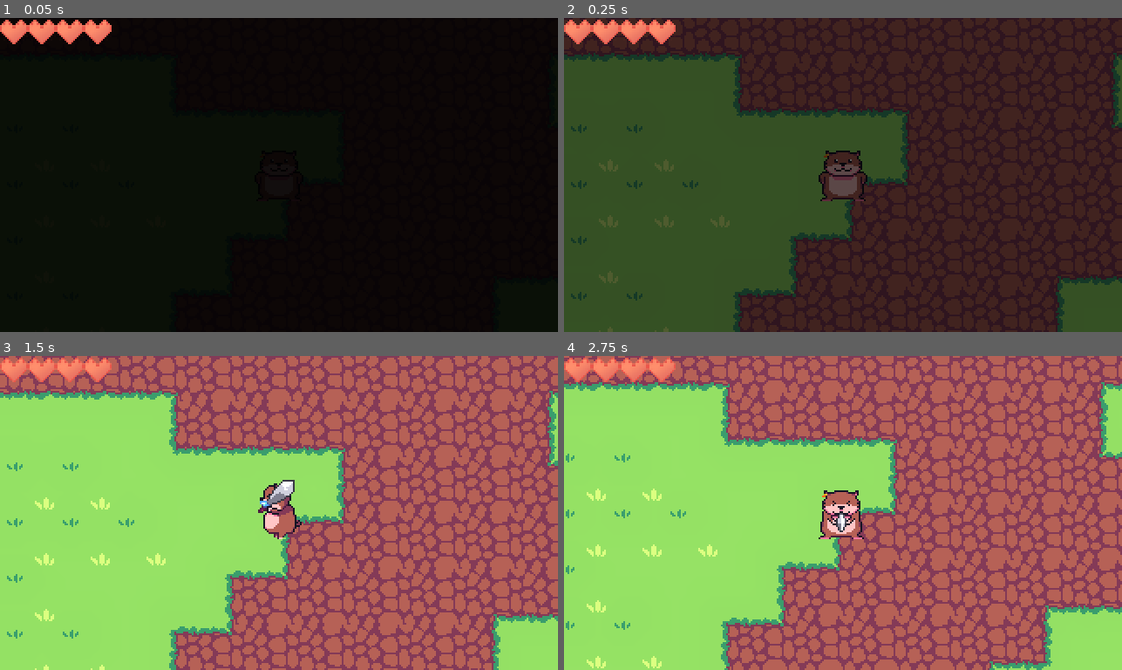
Above: before the commit, frames 1-4 (two rows, left to right).
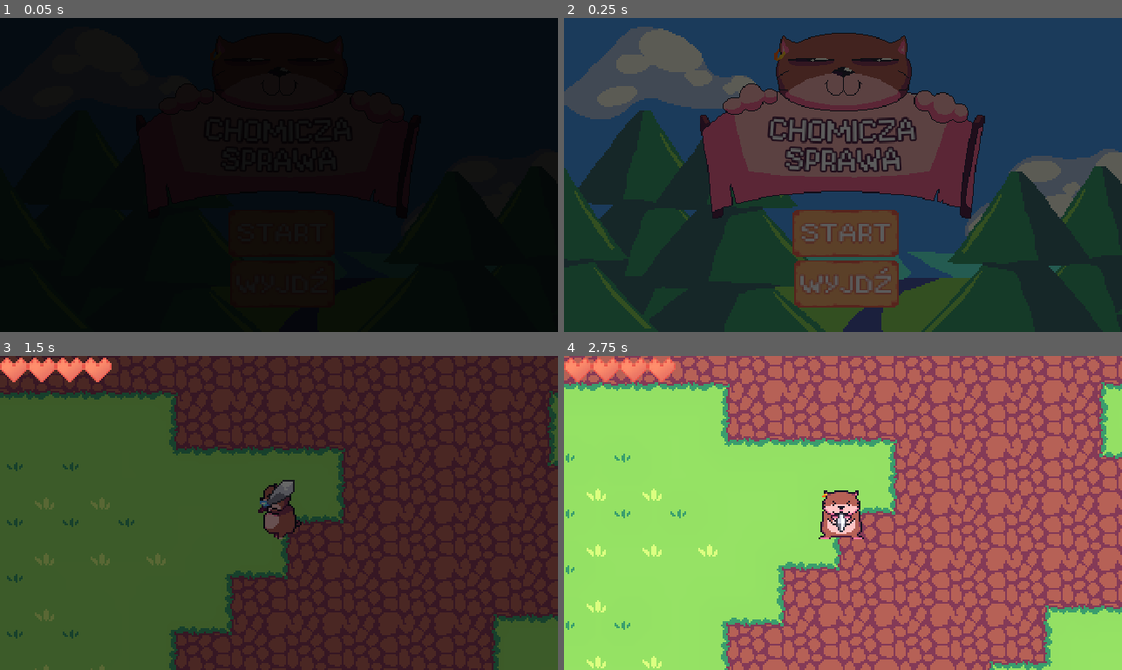
Above: after the commit, the same moments.

Repository: FlyinButter1/Hackathon
Game: Godot game, scene res://UI/mainmenu.tscn
Two runs of this game, one before a commit and one after it. Both use one fixed random seed, a clock stepped at 60 frames per second and the inputs below. Before the commit the project starts from res://worldProps/world1.tscn.
Inputs (mouse positions are in pixels of both pictures, inside the frame that each line leads up to):
- Up to frame 1 (0.05 s): no input
- Up to frame 2 (0.25 s): no input
- Up to frame 3 (1.5 s): click (279, 572) at 0.52 s; tap Enter (ui_accept) at 1.25 s; hold D (move_right) from 1.28 s (still down); hold F (attack) from 1.28 s (still down)
- Up to frame 4 (2.75 s): tap Enter (ui_accept) at 1.52, 2.27 s; release D (move_right) at 2.03 s; release F (attack) at 2.03 s; hold S (move_down) from 2.03 s (still down); tap F (attack) at 2.1 s

The runs differ from the first frame. In frame 1, 1.0% of the frame differs, in the area x 0-20%, y 0-9%; in frame 2, 95%; in frame 3, 99%, in the area x 0-100%, y 0-100%; in frame 4, nothing differs.

Commit message:
ostatnie poprawki

Diff:
--- a/Dialogue/json/Dialog1.json
+++ b/Dialogue/json/Dialog1.json
@@ -1,7 +1,7 @@
 [
-	{"name": "Piotr", "text": "Właśnie podłączyliśmy kanalizację do rury prowadzącej do rzeki. Ułatwia nam to pozbywanie się ścieków.", "img": "res://Dialogue/dialogue.png"},
-	{"name": "Chomicz", "text": "Nie myślicie o tym, że będzie to niszczyć naszą okolice i prowadzić do dalszych zanieczyszczeń?","img": "res://Dialogue/dialogue.png" },
-	{"name": "Piotr", "text": "Chyba sobie żartujesz? Już od dawna śmieci wyrzucamy po okolicy i nic się nie dzieje.", "img": "res://Dialogue/dialogue.png"},
-	{"name": "Chomicz", "text": "Ehhhh... Nigdy nie zrozumiemy naszych błędów.", "img": "res://Dialogue/dialogue.png"},
-	{"name": "Piotr", "text": "Nazywasz oszczędzanie naszego czasu i energii błędem?", "img": "res://Dialogue/dialogue.png"},
+	{"name": "Piotr", "text": "Właśnie podłączyliśmy kanalizację do rury prowadzącej do rzeki. Ułatwia nam to pozbywanie się ścieków.", "img": "res://Npc/portrety/portraittuxedos.png"},
+	{"name": "Chomicz", "text": "Nie myślicie o tym, że będzie to niszczyć naszą okolice i prowadzić do dalszych zanieczyszczeń?","img": "res://Npc/portrety/portraitchomicz.png" },
+	{"name": "Piotr", "text": "Chyba sobie żartujesz? Już od dawna śmieci wyrzucamy po okolicy i nic się nie dzieje.", "img": "res://Npc/portrety/portraittuxedos.png"},
+	{"name": "Chomicz", "text": "Ehhhh... Nigdy nie zrozumiemy naszych błędów.", "img": "res://Npc/portrety/portraitchomicz.png"},
+	{"name": "Piotr", "text": "Nazywasz oszczędzanie naszego czasu i energii błędem?", "img": "res://Npc/portrety/portraittuxedos.png"},
 ]
--- a/Dialogue/json/Dialog2.json
+++ b/Dialogue/json/Dialog2.json
@@ -1,5 +1,5 @@
 [
-	{"name": "Świętopełk", "text": "Zostaw mnie w spokoju.", "img": "res://Dialogue/dialogue.png"},
-	{"name": "Chomicz", "text": "Może otworzylibyśmy się na siebie, nawet się nie poznaliśmy, sąsiedzie,","img": "res://Dialogue/dialogue.png" },
-	{"name": "Świętopełk", "text": "Zostaw. Mnie. W. Spokoju.", "img": "res://Dialogue/dialogue.png"},
+	{"name": "Świętopełk", "text": "Zostaw mnie w spokoju.", "img": "res://Npc/portrety/portraitemos.png"},
+	{"name": "Chomicz", "text": "Może otworzylibyśmy się na siebie, nawet się nie poznaliśmy, sąsiedzie,","img": "res://Npc/portrety/portraitchomicz.png" },
+	{"name": "Świętopełk", "text": "Zostaw. Mnie. W. Spokoju.", "img": "res://Npc/portrety/portraitemos.png"},
 ]
--- a/Dialogue/json/Dialog3.json
+++ b/Dialogue/json/Dialog3.json
@@ -1,4 +1,4 @@
 [
-	{"name": "Żyraf", "text": "Rozwijamy wioskę, co ułatwia życię, a przy okazji nie muszę rozmawiać z tymi idiotami.", "img": "res://Dialogue/dialogue.png"},
-	{"name": "Chomicz", "text": "Uhhhhh...","img": "res://Dialogue/dialogue.png" },
+	{"name": "Żyraf", "text": "Rozwijamy wioskę, co ułatwia życię, a przy okazji nie muszę rozmawiać z tymi idiotami.", "img": "res://Npc/portrety/portraitrudy.png"},
+	{"name": "Chomicz", "text": "Uhhhhh...","img": "res://Npc/portrety/portraitchomicz.png" },
 ]
--- a/Dialogue/json/Dialog4.json
+++ b/Dialogue/json/Dialog4.json
@@ -1,6 +1,6 @@
 [
-	{"name": "Grusznik", "text": "Uwielbiam jeść gruszki.", "img": "res://Dialogue/dialogue.png"},
-	{"name": "Chomicz", "text": "Co?","img": "res://Dialogue/dialogue.png" },
-	{"name": "Grusznik", "text": "A potem wyrzucać ogryzki.", "img": "res://Dialogue/dialogue.png"},
-	{"name": "Chomicz", "text": "Ciekawe hobby.", "img": "res://Dialogue/dialogue.png"},
+	{"name": "Grusznik", "text": "Uwielbiam jeść gruszki.", "img": "res://Npc/portrety/portraitbobo.png"},
+	{"name": "Chomicz", "text": "Co?","img": "res://Npc/portrety/portraitchomicz.png" },
+	{"name": "Grusznik", "text": "A potem wyrzucać ogryzki.", "img": "res://Npc/portrety/portraitbobo.png"},
+	{"name": "Chomicz", "text": "Ciekawe hobby.", "img": "res://Npc/portrety/portraitchomicz.png"},
 ]
--- a/Enemy/Smietnik.tscn
+++ b/Enemy/Smietnik.tscn
@@ -77,6 +77,36 @@
 "values": [0]
 }
 
+[sub_resource type="Animation" id="Animation_7n1jv"]
+resource_name = "IdleLeft"
+tracks/0/type = "value"
+tracks/0/imported = false
+tracks/0/enabled = true
+tracks/0/path = NodePath("Sprite2D:frame")
+tracks/0/interp = 1
+tracks/0/loop_wrap = true
+tracks/0/keys = {
+"times": PackedFloat32Array(0),
+"transitions": PackedFloat32Array(1),
+"update": 1,
+"values": [3]
+}
+
+[sub_resource type="Animation" id="Animation_4hpij"]
+resource_name = "IdleRight"
+tracks/0/type = "value"
+tracks/0/imported = false
+tracks/0/enabled = true
+tracks/0/path = NodePath("Sprite2D:frame")
+tracks/0/interp = 1
+tracks/0/loop_wrap = true
+tracks/0/keys = {
+"times": PackedFloat32Array(0),
+"transitions": PackedFloat32Array(1),
+"update": 1,
+"values": [2]
+}
+
 [sub_resource type="Animation" id="Animation_m5d84"]
 resource_name = "IdleUp"
 tracks/0/type = "value"
@@ -92,34 +122,19 @@
 "values": [1]
 }
 
-[sub_resource type="Animation" id="Animation_4hpij"]
-resource_name = "IdleRight"
-tracks/0/type = "value"
-tracks/0/imported = false
-tracks/0/enabled = true
-tracks/0/path = NodePath("Sprite2D:frame")
-tracks/0/interp = 1
-tracks/0/loop_wrap = true
-tracks/0/keys = {
-"times": PackedFloat32Array(0),
-"transitions": PackedFloat32Array(1),
-"update": 1,
-"values": [2]
-}
-
-[sub_resource type="Animation" id="Animation_7n1jv"]
-resource_name = "IdleLeft"
-tracks/0/type = "value"
-tracks/0/imported = false
-tracks/0/enabled = true
-tracks/0/path = NodePath("Sprite2D:frame")
-tracks/0/interp = 1
-tracks/0/loop_wrap = true
-tracks/0/keys = {
-"times": PackedFloat32Array(0),
-"transitions": PackedFloat32Array(1),
-"update": 1,
-"values": [3]
+[sub_resource type="Animation" id="Animation_8a64u"]
+length = 0.001
+tracks/0/type = "value"
+tracks/0/imported = false
+tracks/0/enabled = true
+tracks/0/path = NodePath("Sprite2D:frame")
+tracks/0/interp = 1
+tracks/0/loop_wrap = true
+tracks/0/keys = {
+"times": PackedFloat32Array(0),
+"transitions": PackedFloat32Array(1),
+"update": 1,
+"values": [12]
 }
 
 [sub_resource type="Animation" id="Animation_nlqvt"]
@@ -139,19 +154,38 @@
 "values": [4, 12]
 }
 
-[sub_resource type="Animation" id="Animation_8a64u"]
-length = 0.001
-tracks/0/type = "value"
-tracks/0/imported = false
-tracks/0/enabled = true
-tracks/0/path = NodePath("Sprite2D:frame")
-tracks/0/interp = 1
-tracks/0/loop_wrap = true
-tracks/0/keys = {
-"times": PackedFloat32Array(0),
-"transitions": PackedFloat32Array(1),
-"update": 1,
-"values": [12]
+[sub_resource type="Animation" id="Animation_yf67a"]
+resource_name = "RunLeft"
+length = 0.2
+loop_mode = 1
+tracks/0/type = "value"
+tracks/0/imported = false
+tracks/0/enabled = true
+tracks/0/path = NodePath("Sprite2D:frame")
+tracks/0/interp = 1
+tracks/0/loop_wrap = true
+tracks/0/keys = {
+"times": PackedFloat32Array(0, 0.1),
+"transitions": PackedFloat32Array(1, 1),
+"update": 1,
+"values": [7, 15]
+}
+
+[sub_resource type="Animation" id="Animation_2s6dg"]
+resource_name = "RunRight"
+length = 0.2
+loop_mode = 1
+tracks/0/type = "value"
+tracks/0/imported = false
+tracks/0/enabled = true
+tracks/0/path = NodePath("Sprite2D:frame")
+tracks/0/interp = 1
+tracks/0/loop_wrap = true
+tracks/0/keys = {
+"times": PackedFloat32Array(0, 0.1),
+"transitions": PackedFloat32Array(1, 1),
+"update": 1,
+"values": [6, 14]
 }
 
 [sub_resource type="Animation" id="Animation_1qcok"]
@@ -169,40 +203,6 @@
 "transitions": PackedFloat32Array(1, 1),
 "update": 1,
 "values": [5, 13]
-}
-
-[sub_resource type="Animation" id="Animation_2s6dg"]
-resource_name = "RunRight"
-length = 0.2
-loop_mode = 1
-tracks/0/type = "value"
-tracks/0/imported = false
-tracks/0/enabled = true
-tracks/0/path = NodePath("Sprite2D:frame")
-tracks/0/interp = 1
-tracks/0/loop_wrap = true
-tracks/0/keys = {
-"times": PackedFloat32Array(0, 0.1),
-"transitions": PackedFloat32Array(1, 1),
-"update": 1,
-"values": [6, 14]
-}
-
-[sub_resource type="Animation" id="Animation_yf67a"]
-resource_name = "RunLeft"
-length = 0.2
-loop_mode = 1
-tracks/0/type = "value"
-tracks/0/imported = false
-tracks/0/enabled = true
-tracks/0/path = NodePath("Sprite2D:frame")
-tracks/0/interp = 1
-tracks/0/loop_wrap = true
-tracks/0/keys = {
-"times": PackedFloat32Array(0, 0.1),
-"transitions": PackedFloat32Array(1, 1),
-"update": 1,
-"values": [7, 15]
 }
 
 [sub_resource type="AnimationLibrary" id="AnimationLibrary_872bw"]
@@ -349,6 +349,7 @@
 parameters/Idle/blend_position = Vector2(0.0576, -0.552402)
 parameters/Run/blend_position = Vector2(-0.0752, 0.523581)
 
+[connection signal="death" from="Hurtbox" to="." method="_on_hurtbox_death"]
 [connection signal="knockback" from="Hurtbox" to="." method="_on_hurtbox_knockback"]
 
 [editable path="Hitbox"]
--- a/UI/Menu.gd
+++ b/UI/Menu.gd
@@ -4,15 +4,15 @@
 
 var next_scene
 func change_scene(next_scene_path):
+	next_scene = next_scene_path
 	animationPlayer.play("FadeOut")
-	next_scene = next_scene_path
+
 
 func fadeoutfinished():
-	print('ą')
 	get_tree().change_scene_to_file(next_scene)
 
 func _on_start_button_pressed():
-	change_scene("res://world1.tscn")
+	change_scene("res://worldProps/world1.tscn")
 
 func _on_quit_button_pressed():
 	get_tree().quit()
--- a/UI/mainmenu.tscn
+++ b/UI/mainmenu.tscn
@@ -22,21 +22,6 @@
 "values": [Color(0, 0, 0, 1), Color(1, 1, 1, 1)]
 }
 
-[sub_resource type="Animation" id="Animation_7yfar"]
-length = 0.001
-tracks/0/type = "value"
-tracks/0/imported = false
-tracks/0/enabled = true
-tracks/0/path = NodePath(".:modulate")
-tracks/0/interp = 1
-tracks/0/loop_wrap = true
-tracks/0/keys = {
-"times": PackedFloat32Array(0),
-"transitions": PackedFloat32Array(1),
-"update": 0,
-"values": [Color(1, 1, 1, 1)]
-}
-
 [sub_resource type="Animation" id="Animation_umj8g"]
 resource_name = "FadeOut"
 length = 0.7
@@ -59,12 +44,27 @@
 tracks/1/interp = 1
 tracks/1/loop_wrap = true
 tracks/1/keys = {
-"times": PackedFloat32Array(0.7),
+"times": PackedFloat32Array(0.6),
 "transitions": PackedFloat32Array(1),
 "values": [{
 "args": [],
 "method": &"fadeoutfinished"
 }]
+}
+
+[sub_resource type="Animation" id="Animation_7yfar"]
+length = 0.001
+tracks/0/type = "value"
+tracks/0/imported = false
+tracks/0/enabled = true
+tracks/0/path = NodePath(".:modulate")
+tracks/0/interp = 1
+tracks/0/loop_wrap = true
+tracks/0/keys = {
+"times": PackedFloat32Array(0),
+"transitions": PackedFloat32Array(1),
+"update": 0,
+"values": [Color(1, 1, 1, 1)]
 }
 
 [sub_resource type="AnimationLibrary" id="AnimationLibrary_74jkg"]
--- a/project.godot
+++ b/project.godot
@@ -11,7 +11,7 @@
 [application]
 
 config/name="Hackathon"
-run/main_scene="res://worldProps/world1.tscn"
+run/main_scene="res://UI/mainmenu.tscn"
 config/features=PackedStringArray("4.0", "Forward Plus")
 config/icon="res://UI/logo.png"
 
--- a/test.tscn
+++ /dev/null
@@ -1,32 +0,0 @@
-[gd_scene load_steps=5 format=3 uid="uid://2i81ytbad2c0"]
-
-[ext_resource type="PackedScene" uid="uid://bkui8ocdu3a4w" path="res://Player/player.tscn" id="1_vgd06"]
-[ext_resource type="PackedScene" uid="uid://dog7hvo1ohgrr" path="res://Enemy/Smietnik.tscn" id="2_20cp8"]
-
-[sub_resource type="NavigationPolygon" id="NavigationPolygon_vq4gj"]
-vertices = PackedVector2Array(91, -36, 294, -32, 358, 78, 319, 255, 189, 273, 12, 234, 10, 157, 9, 87, 34, -7, 8, 23)
-polygons = Array[PackedInt32Array]([PackedInt32Array(0, 1, 2, 3, 4, 5, 6, 7, 8), PackedInt32Array(9, 8, 7)])
-outlines = Array[PackedVector2Array]([PackedVector2Array(8, 23, 9, 87, 10, 157, 12, 234, 189, 273, 319, 255, 358, 78, 294, -32, 91, -36, 34, -7)])
-
-[sub_resource type="AnimationNodeStateMachinePlayback" id="AnimationNodeStateMachinePlayback_q3vhn"]
-
-[node name="Node2D" type="Node2D"]
-
-[node name="CharacterBody2D" parent="." instance=ExtResource("1_vgd06")]
-position = Vector2(52, 42)
-
-[node name="NavigationRegion2D" type="NavigationRegion2D" parent="."]
-navigation_polygon = SubResource("NavigationPolygon_vq4gj")
-
-[node name="Smietnik" parent="." instance=ExtResource("2_20cp8")]
-position = Vector2(209, 160)
-
-[node name="AnimationTree" parent="Smietnik" index="8"]
-parameters/playback = SubResource("AnimationNodeStateMachinePlayback_q3vhn")
-
-[connection signal="death" from="Smietnik/Hurtbox" to="Smietnik" method="_on_hurtbox_death"]
-
-[editable path="Smietnik"]
-[editable path="Smietnik/Hitbox"]
-[editable path="Smietnik/Hurtbox"]
-[editable path="Smietnik/PlayerDetection"]
--- a/world2.tscn
+++ b/world2.tscn
@@ -1,7 +1,6 @@
-[gd_scene load_steps=15 format=3 uid="uid://by1g5mux2ikqg"]
+[gd_scene load_steps=17 format=3 uid="uid://by1g5mux2ikqg"]
 
 [ext_resource type="PackedScene" uid="uid://blwfndsdc4hdx" path="res://worldProps/TileSetyWorld2/TileMapa.tscn" id="1_58w5m"]
-[ext_resource type="Texture2D" uid="uid://6lwguavdxcrv" path="res://zygmunt.png" id="1_q8kst"]
 [ext_resource type="PackedScene" uid="uid://3q7vlw45ws4k" path="res://Player/camera_2d.tscn" id="3_rbhle"]
 [ext_resource type="Texture2D" uid="uid://6kkxc10w7pkh" path="res://worldProps/smieci/smieci1.png" id="4_xceku"]
 [ext_resource type="Texture2D" uid="uid://da3pr6fnqswl" path="res://worldProps/smieci/smieci2.png" id="5_toxem"]
@@ -10,7 +9,9 @@
 [ext_resource type="PackedScene" uid="uid://b7txius5yit3r" path="res://Enemy/Grucha.tscn" id="7_opuon"]
 [ext_resource type="PackedScene" uid="uid://dog7hvo1ohgrr" path="res://Enemy/Smietnik.tscn" id="8_efld5"]
 [ext_resource type="PackedScene" uid="uid://defwrtm565285" path="res://SceneChanger.tscn" id="9_xtgb6"]
+[ext_resource type="Texture2D" uid="uid://dihh55w0e015u" path="res://Npc/ziom.png" id="11_ln4am"]
 [ext_resource type="PackedScene" uid="uid://dxrug7r2rdekk" path="res://HealthUi.tscn" id="11_o7r73"]
+[ext_resource type="Script" path="res://world2SceneChange.gd" id="12_b5y8d"]
 
 [sub_resource type="Environment" id="Environment_5q7rn"]
 background_mode = 3
@@ -31,11 +32,11 @@
 polygons = Array[PackedInt32Array]([PackedInt32Array(0, 1, 2), PackedInt32Array(0, 2, 3, 4), PackedInt32Array(5, 6, 4, 3, 7), PackedInt32Array(8, 7, 3), PackedInt32Array(9, 10, 11, 8, 3, 12, 13, 14, 15)])
 outlines = Array[PackedVector2Array]([PackedVector2Array(599, 172, -54, 193, -56, -4519, 173, -4604, 357, -4606, 556, -4576, 718, -4538, 762, -4460, 773, -4276, 773, -4129, 743, -3305, 749, -2214, 759, -1273, 700, -637, 498, -203, 530, 102)])
 
+[sub_resource type="CapsuleShape2D" id="CapsuleShape2D_fnpxx"]
+radius = 51.0
+height = 120.0
+
 [node name="World" type="Node2D"]
-
-[node name="Zygmunt" type="Sprite2D" parent="."]
-position = Vector2(34, 166)
-texture = ExtResource("1_q8kst")
 
 [node name="TileMap" parent="." instance=ExtResource("1_58w5m")]
 position = Vector2(27, -136)
@@ -86,7 +87,7 @@
 texture = ExtResource("6_blqdi")
 
 [node name="CharacterBody2D" parent="SpriteŚmiecie" node_paths=PackedStringArray("Camera") instance=ExtResource("6_64gsl")]
-position = Vector2(195, -69)
+position = Vector2(193, -143)
 Camera = NodePath("../../Camera2D")
 
 [node name="AnimationTree" parent="SpriteŚmiecie/CharacterBody2D" index="3"]
@@ -182,8 +183,23 @@
 
 [node name="Control" parent="CanvasLayer2" instance=ExtResource("11_o7r73")]
 
+[node name="ziom" type="Sprite2D" parent="."]
+position = Vector2(345, -4567)
+texture = ExtResource("11_ln4am")
+
+[node name="Area2D" type="Area2D" parent="ziom"]
+collision_layer = 0
+collision_mask = 2
+script = ExtResource("12_b5y8d")
+
+[node name="CollisionShape2D" type="CollisionShape2D" parent="ziom/Area2D"]
+shape = SubResource("CapsuleShape2D_fnpxx")
+
+[node name="SceneChanger" parent="." instance=ExtResource("9_xtgb6")]
+
 [connection signal="health_changed" from="SpriteŚmiecie/CharacterBody2D/Hurtbox" to="CanvasLayer2/Control" method="_on_hurtbox_health_changed"]
 [connection signal="max_health_changed" from="SpriteŚmiecie/CharacterBody2D/Hurtbox" to="CanvasLayer2/Control" method="_on_hurtbox_max_health_changed"]
+[connection signal="body_entered" from="ziom/Area2D" to="ziom/Area2D" method="_on_body_entered"]
 
 [editable path="SpriteŚmiecie/CharacterBody2D"]
 [editable path="SpriteŚmiecie/CharacterBody2D/Hurtbox"]
--- /dev/null
+++ b/world2SceneChange.gd
@@ -0,0 +1,8 @@
+extends Area2D
+
+
+
+
+func _on_body_entered(body):
+	var player = body.get_parent()
+	await get_tree().current_scene.get_node('SceneChanger').change_scene('res://world3.tscn')
--- a/world3.tscn
+++ b/world3.tscn
@@ -17,6 +17,7 @@
 [ext_resource type="Texture2D" uid="uid://3cafb0qxg1ud" path="res://worldProps/nowa wioska/parasol.png" id="15_mk35e"]
 [ext_resource type="PackedScene" uid="uid://bkui8ocdu3a4w" path="res://Player/player.tscn" id="16_5cygm"]
 [ext_resource type="PackedScene" uid="uid://3q7vlw45ws4k" path="res://Player/camera_2d.tscn" id="17_urn2y"]
+[ext_resource type="PackedScene" uid="uid://defwrtm565285" path="res://SceneChanger.tscn" id="18_3gdkn"]
 
 [sub_resource type="TileSetAtlasSource" id="TileSetAtlasSource_jrrlt"]
 texture = ExtResource("3_uuwr0")
@@ -271,9 +272,12 @@
 rotation = 1.5708
 shape = SubResource("CapsuleShape2D_pmhj5")
 
-[node name="CharacterBody2D" parent="." instance=ExtResource("16_5cygm")]
+[node name="CharacterBody2D" parent="." node_paths=PackedStringArray("Camera") instance=ExtResource("16_5cygm")]
+Camera = NodePath("../Camera2D")
 
 [node name="RemoteTransform2D" type="RemoteTransform2D" parent="CharacterBody2D"]
 remote_path = NodePath("../../../Camera2D")
 
 [node name="Camera2D" parent="." instance=ExtResource("17_urn2y")]
+
+[node name="SceneChanger" parent="." instance=ExtResource("18_3gdkn")]
Binary file added: Npc/portrety/portraitbobo.png
Not shown, added: Npc/portrety/portraitbobo.png.import
Binary file added: Npc/portrety/portraitchomicz.png
Not shown, added: Npc/portrety/portraitchomicz.png.import
Binary file added: Npc/portrety/portraitemos.png
Not shown, added: Npc/portrety/portraitemos.png.import
Binary file added: Npc/portrety/portraitrudy.png
Not shown, added: Npc/portrety/portraitrudy.png.import
Binary file added: Npc/portrety/portraittuxedos.png
Not shown, added: Npc/portrety/portraittuxedos.png.import
Binary file added: Npc/ziom.png
Not shown, added: Npc/ziom.png.import
(and 2 more such lines)
